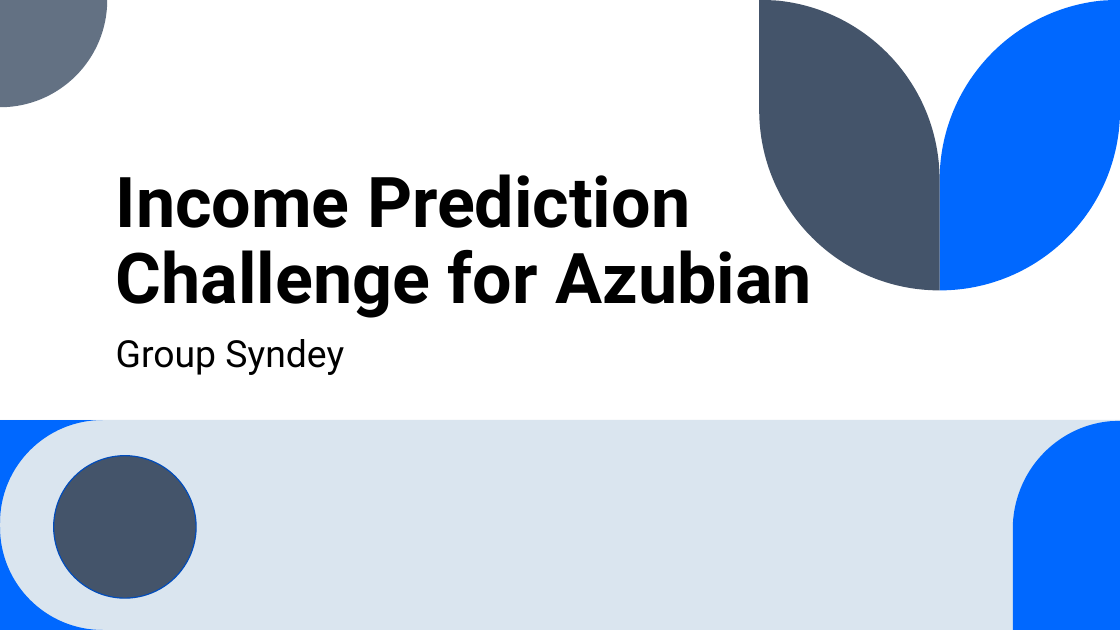
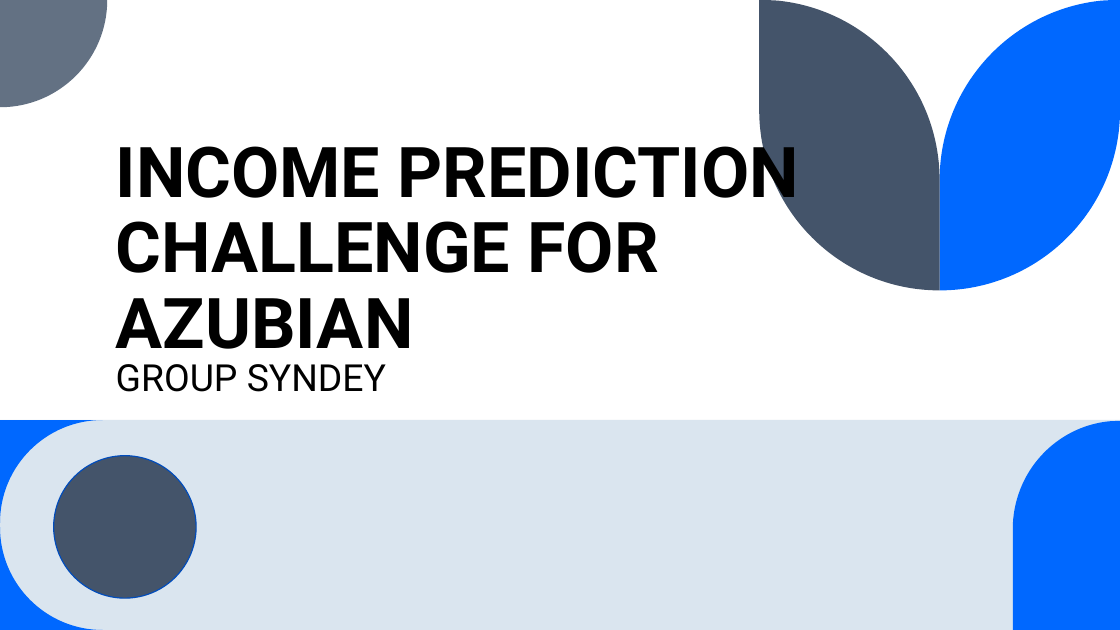
Before and after one commit to kwabenaboateng/AZUBI-CAPSTONE-PROJECT, a slide deck: slide 1 of Income Prediction Challenge for Azubian - PPT.pptx. Drawn at 1120x630 pixels with LibreOffice and Linux fonts; fonts in the diff are those of the drawing. Boxes give left, top, right and bottom in pixels: in the first picture for what was removed or moved away, otherwise in the second. Text is boxed around its words. In the diff, an @@ line names an element or a change of style, - is before the commit and + after.

```diff
--- a/Income Prediction Challenge for Azubian - PPT.pptx
+++ b/Income Prediction Challenge for Azubian - PPT.pptx
@@ title at [116, 133, 799, 349]: text changed @@
-Income Prediction Challenge for Azubian
+INCOME PREDICTION CHALLENGE FOR AZUBIAN
@@ subtitle at [116, 364, 386, 392]: text changed @@
-Group Syndey
+GROUP SYNDEY
```
Also in this commit, not shown: 6 other slides changed, 3 slides added, 11 slides removed, 8 other files.
